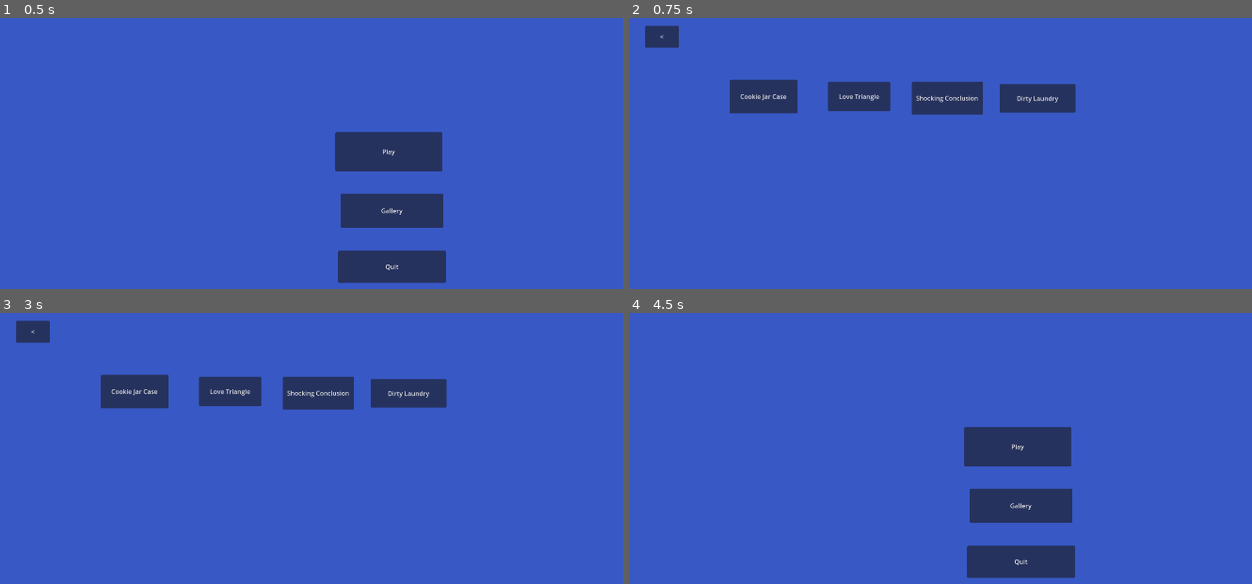
Above: before the commit, frames 1-4 (two rows, left to right).
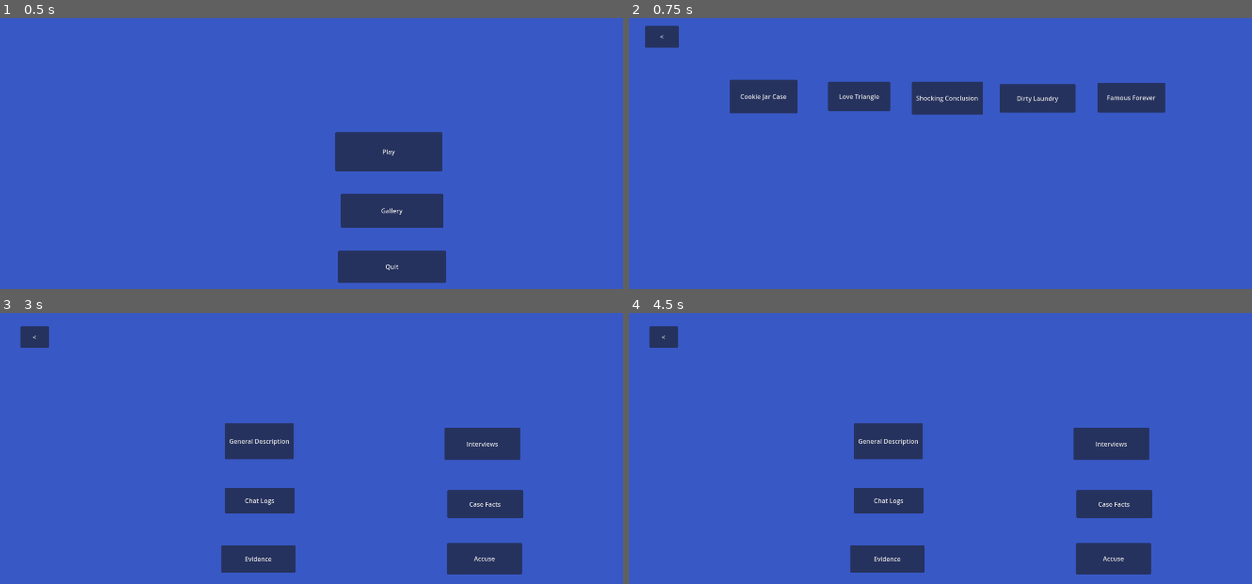
Above: after the commit, the same moments.

Repository: SeanKuehl/Clue-For-Your-Thoughts
Game: Godot game, scene res://MainScreenMenus/MainMenu.tscn
Same seed, same stepped clock (60 frames per second), same inputs: the game is played once before the commit and once after it.
Inputs (mouse positions are in pixels of both pictures, inside the frame that each line leads up to):
- Up to frame 1 (0.5 s): no input
- Up to frame 2 (0.75 s): click "Play" at 0.5 s
- Up to frame 3 (3 s): click "<" at 1.25 s; click "Play" at 2 s; click (504, 391) at 2.75 s, where only the run after the commit has a clickable "Famous Forever"
- Up to frame 4 (4.5 s): click "<" at 3.5 s; click (766, 391) at 4.25 s, where only the run after the commit has a clickable "Cookie Jar Case"

Frame 1 is identical in both runs. In frame 2, 1.2% of the frame differs, in the area x 75-87%, y 23-36%; in frame 3, 13%; in frame 4, 15%, in the area x 3-84%, y 4-98%.

Commit message:
added Famous Forever case

Diff:
--- a/MainScreenMenus/CaseSelectScreen.tscn
+++ b/MainScreenMenus/CaseSelectScreen.tscn
@@ -60,8 +60,17 @@
 offset_bottom = 254.0
 text = "Dirty Laundry"
 
+[node name="LevelFive" type="Button" parent="."]
+layout_mode = 0
+offset_left = 1201.0
+offset_top = 178.0
+offset_right = 1374.0
+offset_bottom = 254.0
+text = "Famous Forever"
+
 [connection signal="pressed" from="BackButton" to="." method="_on_back_button_pressed"]
 [connection signal="pressed" from="LevelOne" to="." method="_on_level_one_pressed"]
 [connection signal="pressed" from="LevelTwo" to="." method="_on_level_two_pressed"]
 [connection signal="pressed" from="LevelThree" to="." method="_on_level_three_pressed"]
 [connection signal="pressed" from="LevelFour" to="." method="_on_level_four_pressed"]
+[connection signal="pressed" from="LevelFive" to="." method="_on_level_five_pressed"]
--- a/MainScreenMenus/MainScreenScripts/CaseSelectScreen.gd
+++ b/MainScreenMenus/MainScreenScripts/CaseSelectScreen.gd
@@ -38,3 +38,9 @@
 	Settings.caseName = "Dirty Laundry"
 	Settings.caseDirectory = "res://Assets/Dirty Laundry/"
 	get_tree().change_scene_to_file("res://GameMenus/MainGameScreen.tscn")
+
+
+func _on_level_five_pressed():
+	Settings.caseName = "Famous Forever"
+	Settings.caseDirectory = "res://Assets/FamousForever/"
+	get_tree().change_scene_to_file("res://GameMenus/MainGameScreen.tscn")
Not shown, added: Assets/FamousForever/Accuse.txt
Not shown, added: Assets/FamousForever/CaseFacts.txt
Not shown, added: Assets/FamousForever/ChatLogs.txt
Not shown, added: Assets/FamousForever/Evidence.txt
Not shown, added: Assets/FamousForever/General.txt
Binary file added: Assets/FamousForever/Images/CutBrakeLine.png
Not shown, added: Assets/FamousForever/Images/CutBrakeLine.png.import
Binary file added: Assets/FamousForever/Images/DiseasedCondoms.png
Not shown, added: Assets/FamousForever/Images/DiseasedCondoms.png.import
Binary file added: Assets/FamousForever/Images/PoisenContacts.png
Not shown, added: Assets/FamousForever/Images/PoisenContacts.png.import
Binary file added: Assets/FamousForever/Images/PoisenDrink.png
(and 3 more such lines)
